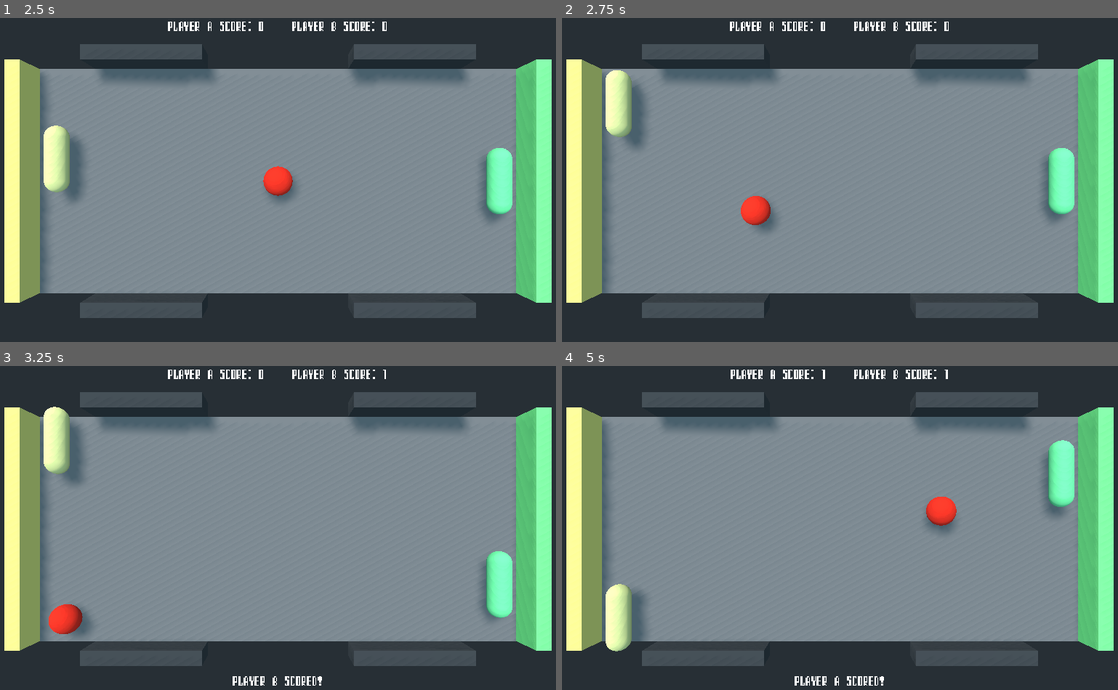
Above: before the commit, frames 1-4 (two rows, left to right).
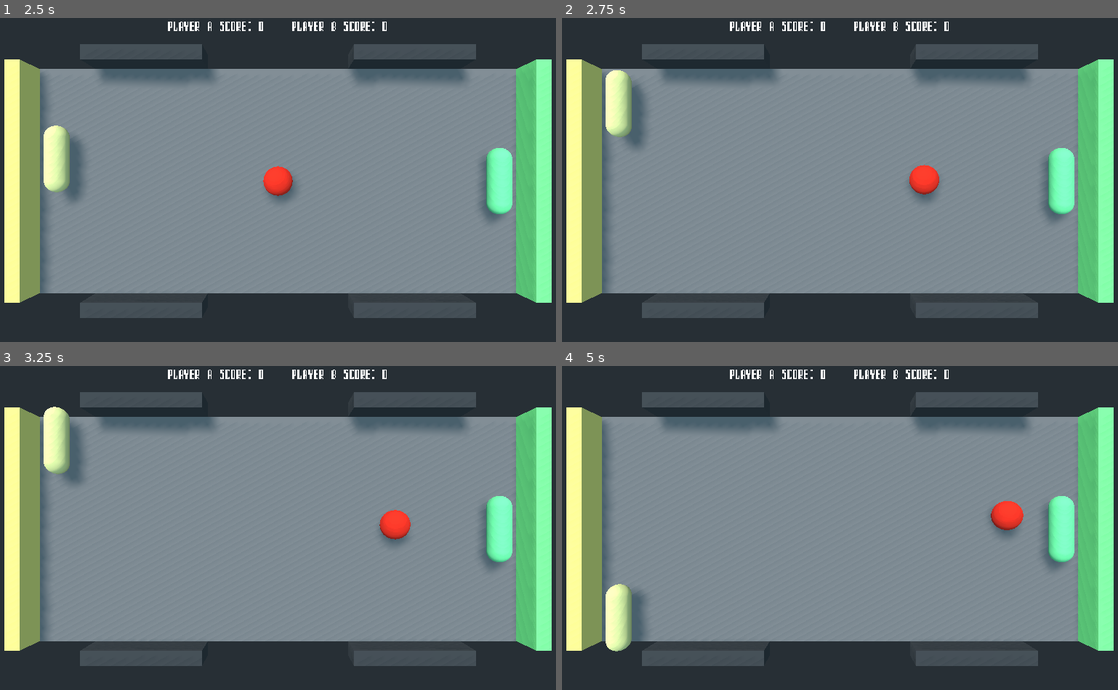
Above: after the commit, the same moments.

Repository: tktajwar/pong
Game: Godot game, scene res://main.tscn
Same seed, same stepped clock (60 frames per second), same inputs: the game is played once before the commit and once after it.
Inputs:
- Up to frame 1 (2.5 s): tap Enter at 0.5 s; hold E (move_up) 0.53-1.28 s; tap Space at 1.25 s; hold D (move_down) 1.28-2.03 s; hold E (move_up) from 2.03 s (still down)
- Up to frame 2 (2.75 s): keep holding E (move_up)
- Up to frame 3 (3.25 s): keep holding E (move_up)
- Up to frame 4 (5 s): release E (move_up) at 3.53 s; hold D (move_down) from 3.53 s (still down)

Frame 1 is identical in both runs. In frame 2, 1.0% of the frame differs, in the area x 32-68%, y 45-67%; in frame 3, 3.3%; in frame 4, 3.4%, in the area x 30-93%, y 1-99%.

Commit message:
make initial ball pushed side random

Diff:
--- a/scripts/Ball.gd
+++ b/scripts/Ball.gd
@@ -30,7 +30,12 @@
 
 func _on_Timer_Start_Rolling_timeout():
 	var direction = Vector3()
-	direction.z = -speed
+
+	var dir_op = rand_range(0,1) > 0.5
+	direction.z = speed
+	if dir_op:
+		direction.z = -direction.z
+
 	direction.x = rand_range(-15,15)
 	add_central_force(direction*force)
 
